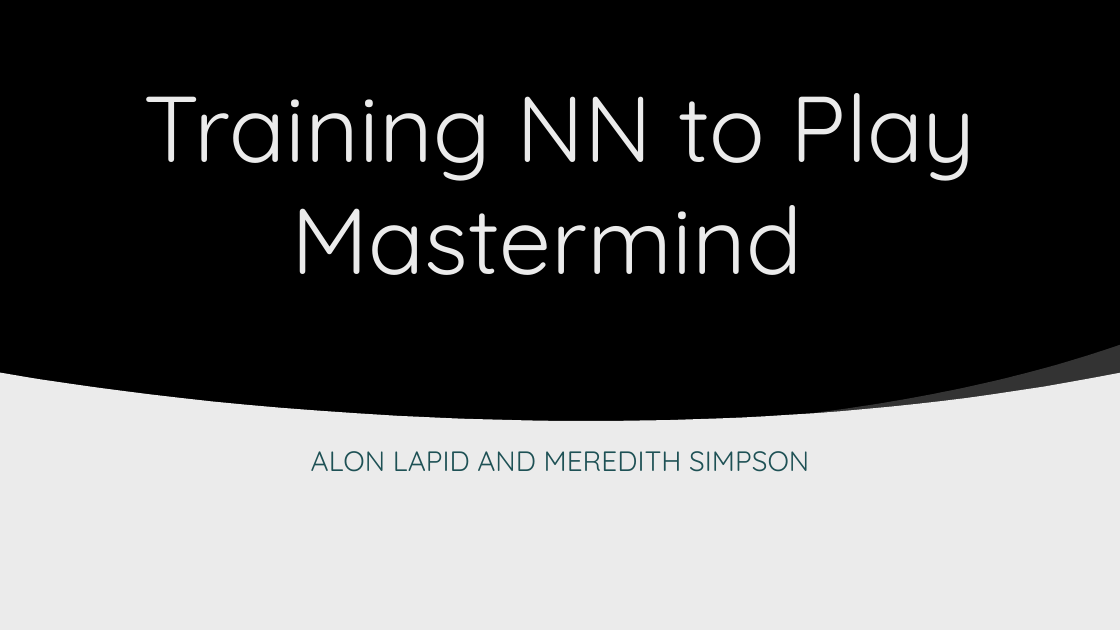
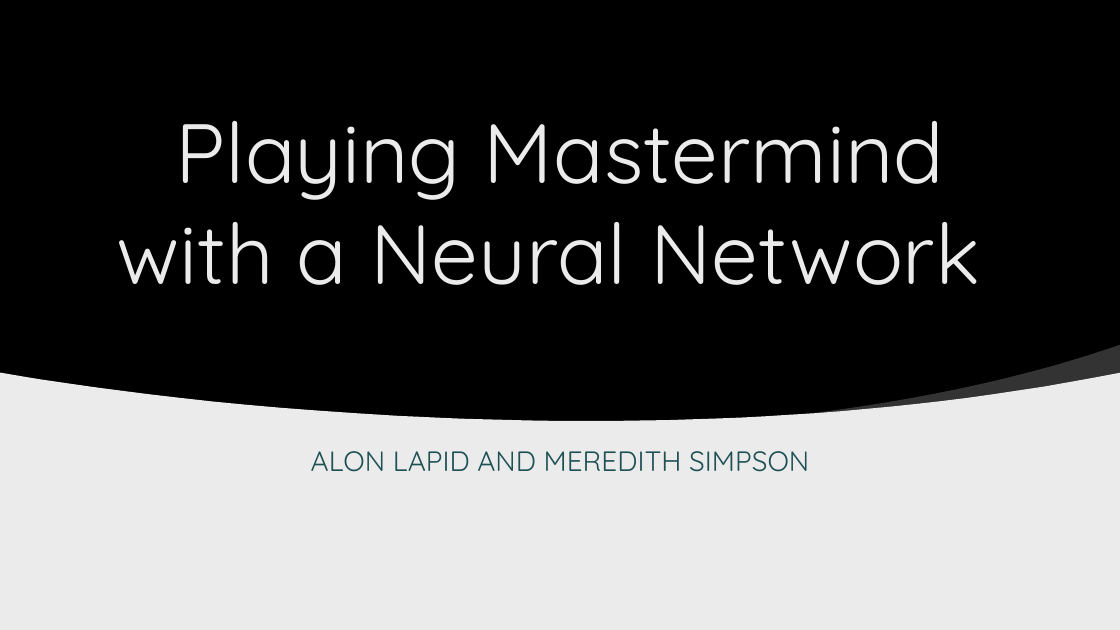
Before and after one commit to gilsh2/final_ai_project, a slide deck: slide 1 of ai_final_project_mastermind.pptx. Drawn at 1120x630 pixels with LibreOffice and Linux fonts; fonts in the diff are those of the drawing; background and template pictures are left out. Boxes give left, top, right and bottom in pixels: in the first picture for what was removed or moved away, otherwise in the second. Text is boxed around its words. In the diff, an @@ line names an element or a change of style, - is before the commit and + after.

```diff
--- a/ai_final_project_mastermind.pptx
+++ b/ai_final_project_mastermind.pptx
@@ title at bbox=[117, 121, 980, 285]: text changed; size 80 to 72 pt @@
-Training NN to Play Mastermind
+Playing Mastermind with a Neural Network
```
Also in this commit, not shown: 12 other slides changed, 1 slide removed.
